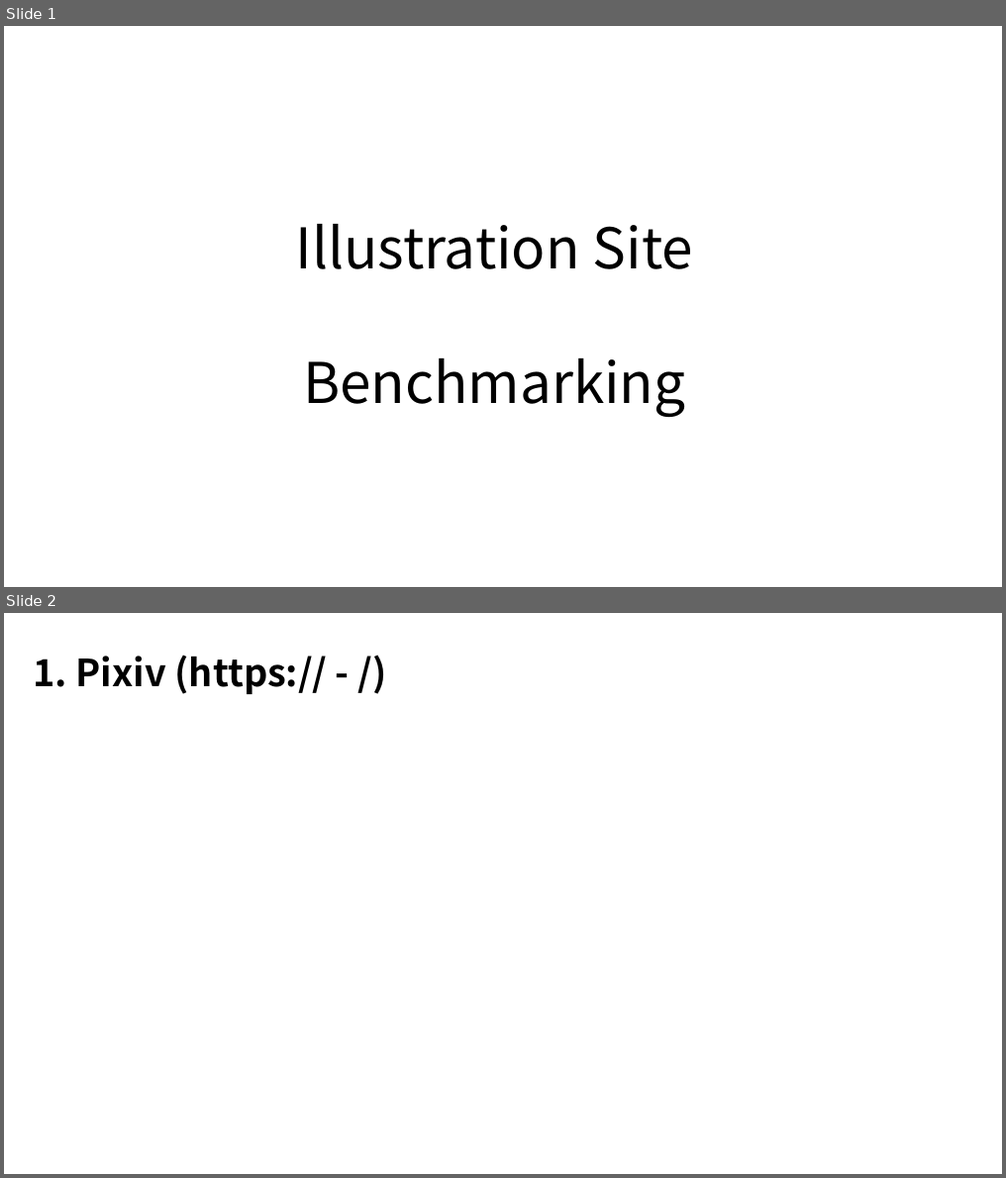
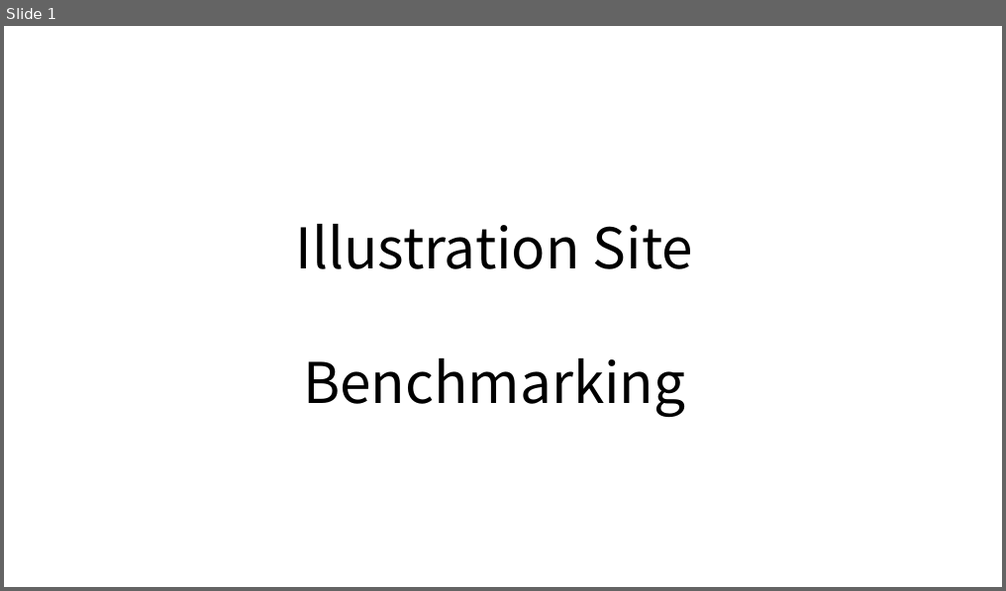
Before and after one commit to Yami-yun/Newone, a slide deck: 밴치마킹.pptx. Shown one above the other, each under a label of ours: slides 1 and 2 before the commit, slide 1 after it. The pictures are 1006x1178 and 1006x591 pixels, drawn with LibreOffice and Linux fonts; fonts in the diff are those of the drawing. Boxes give left, top, right and bottom in pixels: in the first picture for what was removed or moved away, otherwise in the second. Text is boxed around its words. In the diff, an @@ line names an element or a change of style, - is before the commit and + after.

```diff
--- a/밴치마킹.pptx
+++ b/밴치마킹.pptx
@@ slide 2 removed at [4,613,1002,1174], background #FFFFFF at 78% opacity @@
@@ title removed at [34,655,328,694] @@
-1. Pixiv (https:// - /)
```
Also in this commit, not shown: 2 slides changed, 1 other slide removed, 54 other files.
